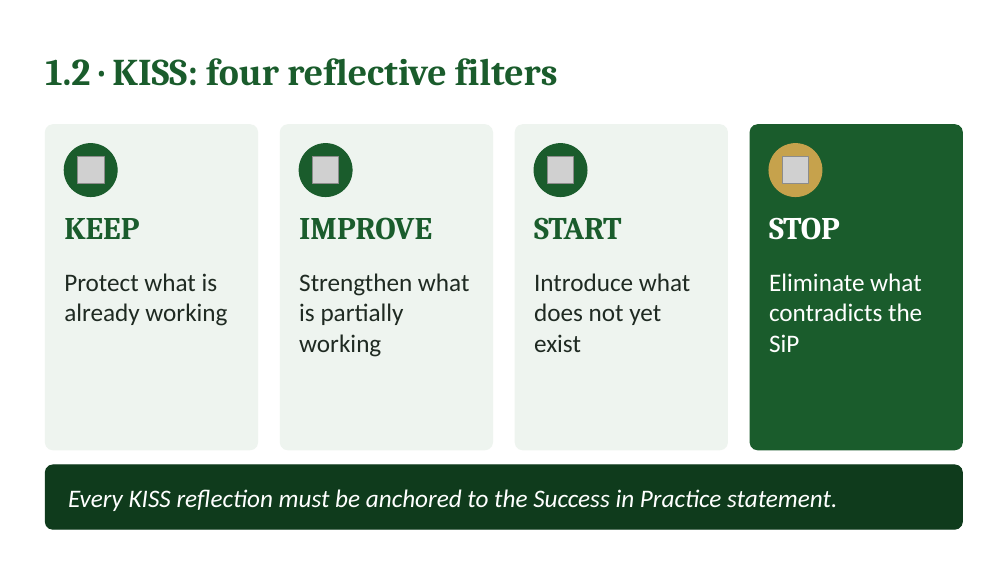
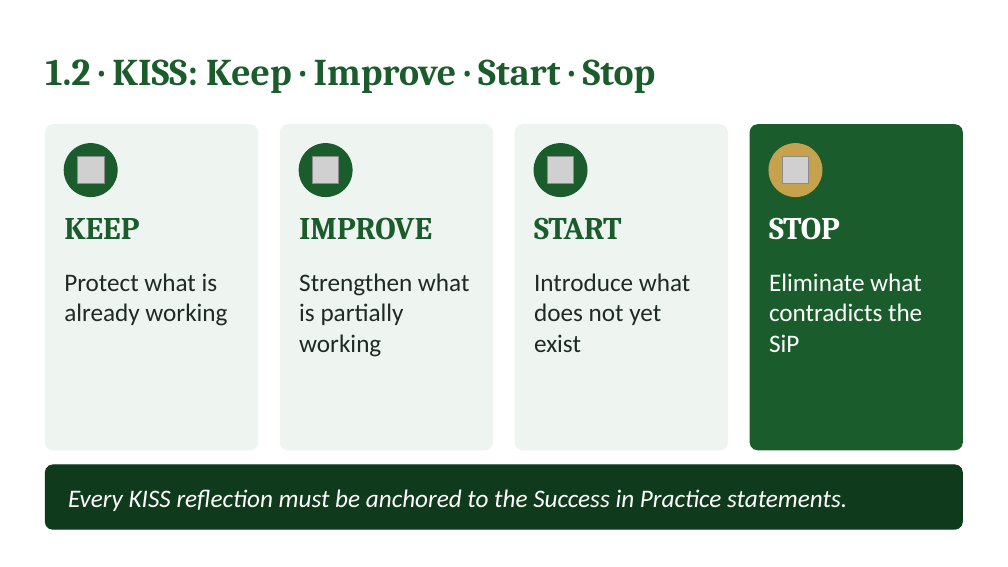
Before and after one commit to IBSL26/ibsl-platform, a slide deck: slide 6 of Unit decks/Unit 03 - SiP KISS Mapping & OKR Definition.pptx. Drawn at 1008x567 pixels with LibreOffice and Linux fonts; fonts in the diff are those of the drawing; grey boxes stand for pictures. Boxes give left, top, right and bottom in pixels: in the first picture for what was removed or moved away, otherwise in the second. Text is boxed around its words. In the diff, an @@ line names an element or a change of style, - is before the commit and + after.

```diff
--- a/Unit decks/Unit 03 - SiP KISS Mapping & OKR Definition.pptx
+++ b/Unit decks/Unit 03 - SiP KISS Mapping & OKR Definition.pptx
@@ text at <box>45,59,656,93</box>: text changed @@
-1.2 · KISS: four reflective filters
+1.2 · KISS: Keep · Improve · Start · Stop
@@ text at <box>68,489,847,511</box>: text changed @@
-Every KISS reflection must be anchored to the Success in Practice statement.
+Every KISS reflection must be anchored to the Success in Practice statements.
```
Also in this commit, not shown: 12 other slides changed, 17 slides added, 12 slides removed, 26 other files.
